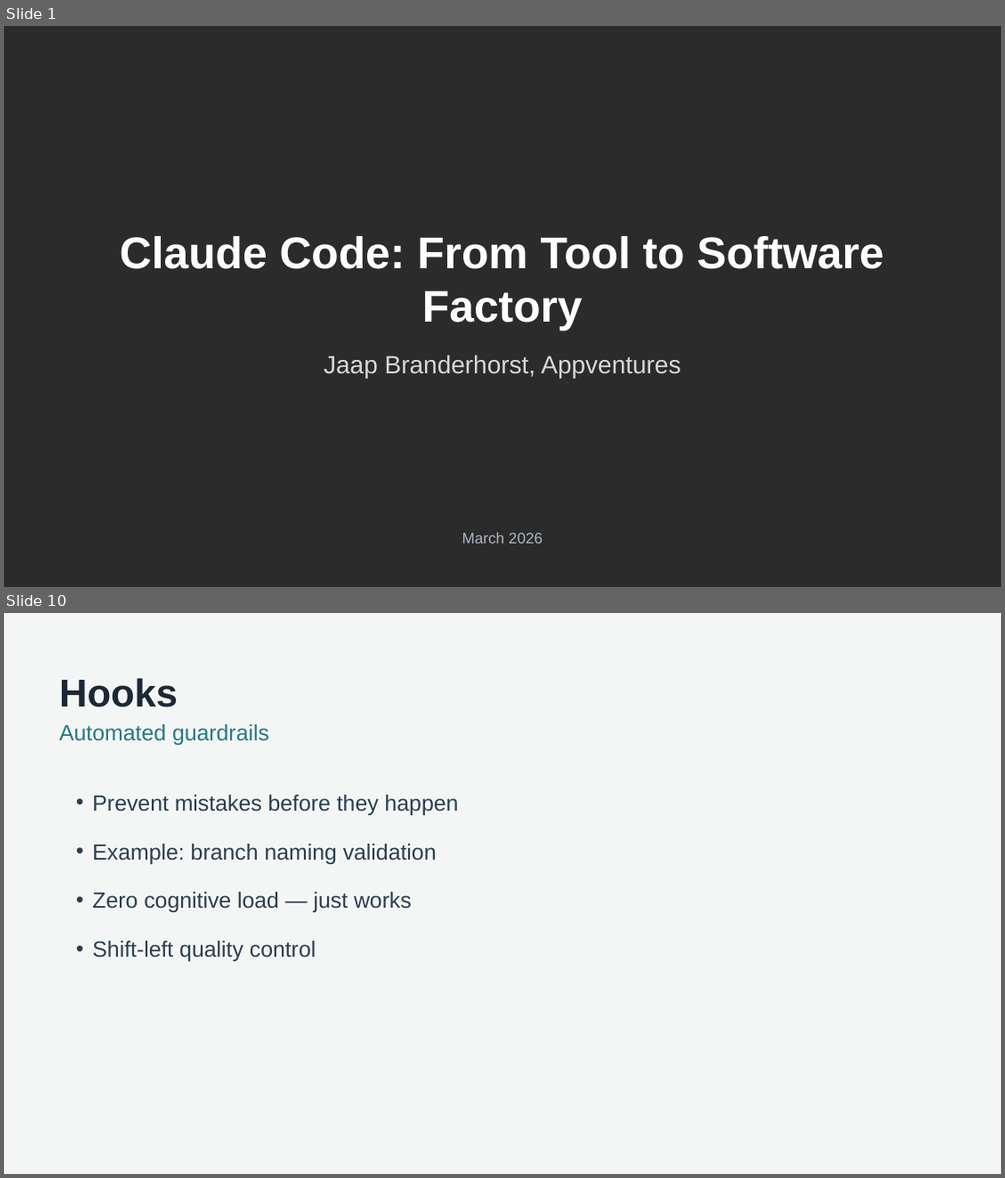
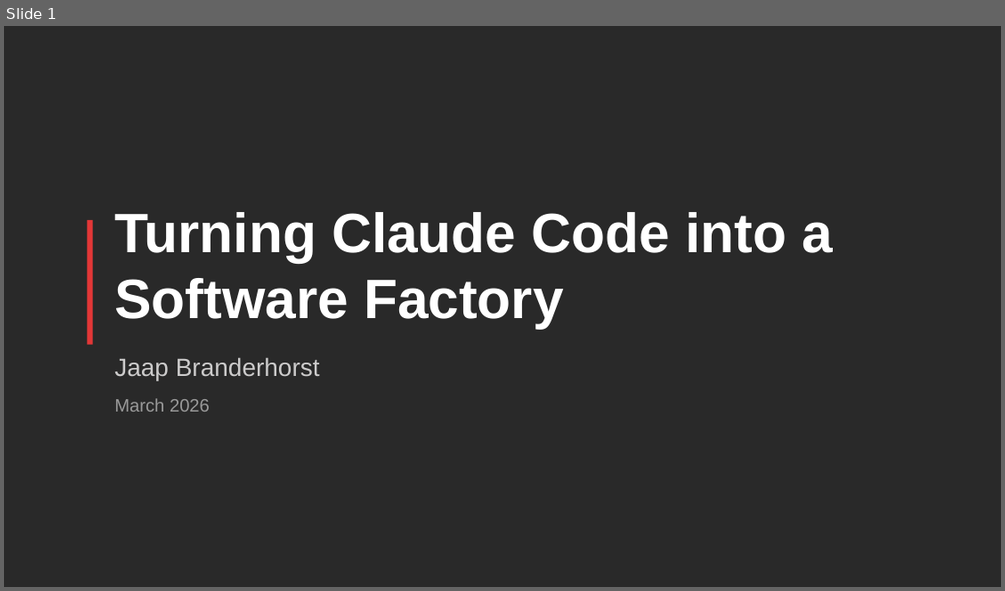
Before and after one commit to SalesforceRocks/python-demo, a slide deck: presentation.pptx. Shown one above the other, each under a label of ours: slides 1 and 10 before the commit, slide 1 after it; the slides between them are not shown. The pictures are 1005x1178 and 1005x591 pixels, drawn with LibreOffice and Linux fonts; fonts in the diff are those of the drawing; background and template pictures are left out; a plain dark background stands for a picture behind light text. Boxes give left, top, right and bottom in pixels: in the first picture for what was removed or moved away, otherwise in the second. Text is boxed around its words. In the diff, an @@ line names an element or a change of style, - is before the commit and + after.

```diff
--- a/presentation.pptx
+++ b/presentation.pptx
@@ slide 10 removed at (x1=4, y1=613, x2=1001, y2=1174), background #F4F6F6 @@
@@ text removed at (x1=59, y1=678, x2=178, y2=707) @@
-Hooks
@@ text removed at (x1=59, y1=724, x2=269, y2=745) @@
-Automated guardrails
@@ text removed at (x1=92, y1=795, x2=459, y2=961) @@
-• Prevent mistakes before they happen
-• Example: branch naming validation
-• Zero cognitive load — just works
-• Shift-left quality control
@@ slide 1 changed as well @@
@@ background picture (left out) to #292929 @@
@@ text at (x1=114, y1=212, x2=833, y2=328): text changed; size 32 to 40 pt @@
-Claude Code: From Tool to Software Factory
+Turning Claude Code into a Software Factory
@@ rectangle added at (x1=87, y1=219, x2=93, y2=344), fill #E33737 @@
@@ text at (x1=114, y1=357, x2=320, y2=380): text changed; text colour #D5D8DC to #CCCBCB @@
-Jaap Branderhorst, Appventures
+Jaap Branderhorst
@@ text "March 2026" moved from (x1=462, y1=532, x2=542, y2=543) to (x1=114, y1=398, x2=210, y2=411) @@
@@ text "March 2026" at (x1=114, y1=398, x2=210, y2=411): size 11 to 13 pt, text colour #AEB6BF to #999999; alignment centre to left @@
```
Also in this commit, not shown: 11 slides added, 26 other slides removed, 18 other files.
